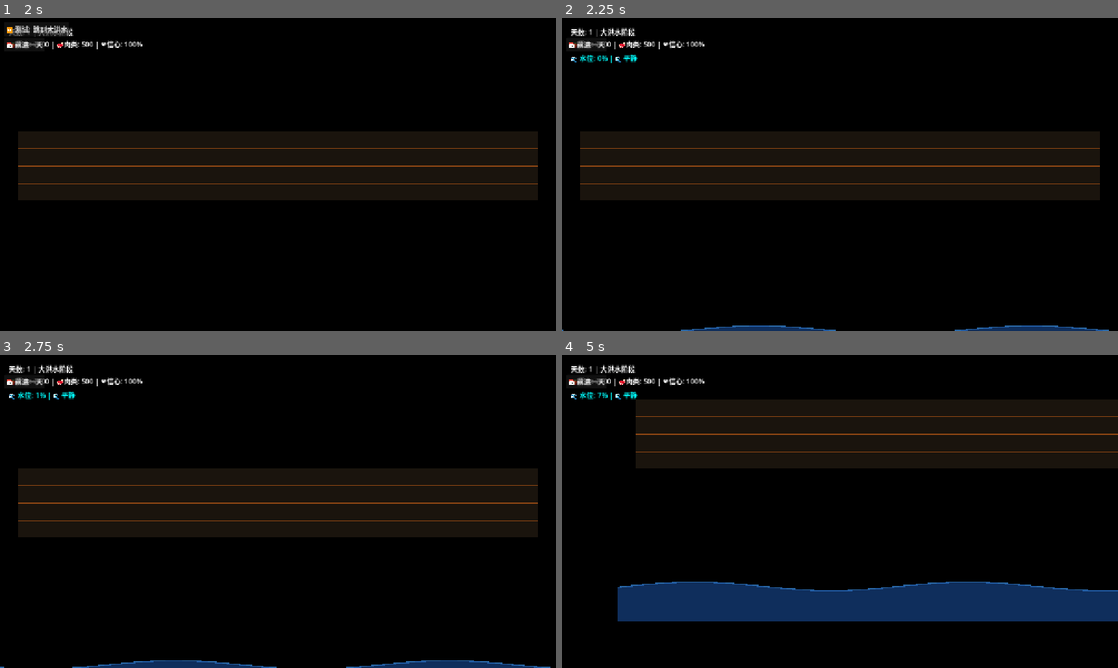
Above: before the commit, frames 1-4 (two rows, left to right).
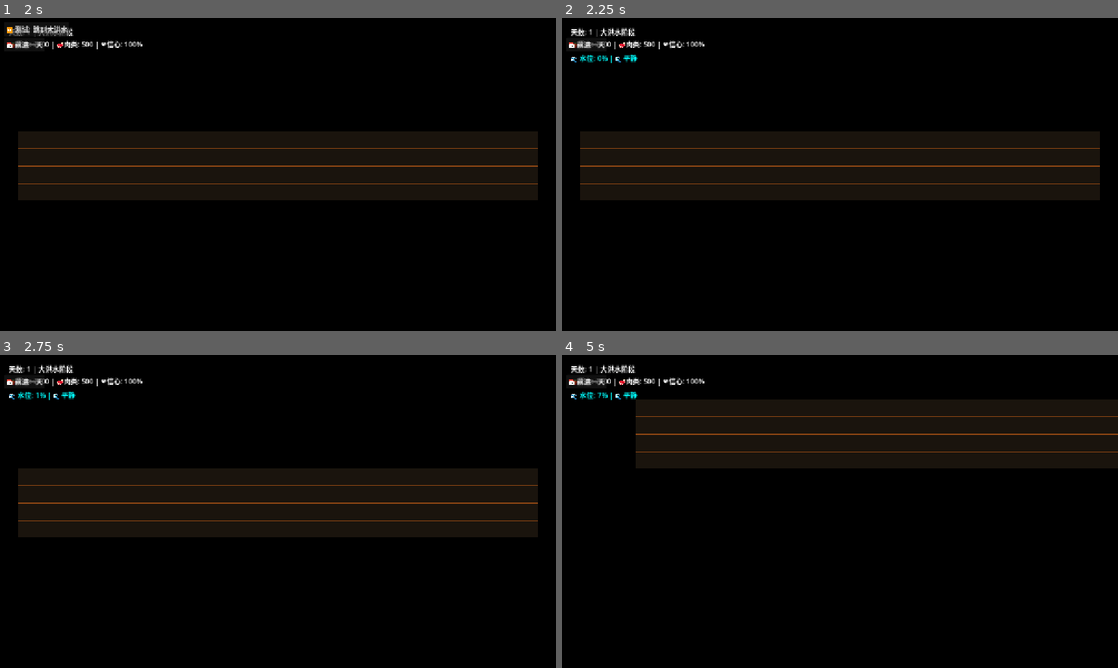
Above: after the commit, the same moments.

Repository: AirtisTech/project_covenant1
Game: Godot game, scene res://scenes/world/ark_scene.tscn
Same seed, same stepped clock (60 frames per second), same inputs: the game is played once before the commit and once after it.
Inputs (mouse positions are in pixels of both pictures, inside the frame that each line leads up to):
- Up to frame 1 (2 s): click "📅 前进一天" at 0.5 s; click "🌊 洪水已至，登船！" at 1.25 s
- Up to frame 2 (2.25 s): click "⏩ 测试: 跳到大洪水" at 2 s
- Up to frame 3 (2.75 s): no input
- Up to frame 4 (5 s): click "📅 前进一天" at 2.75 s; click "📅 前进一天" at 3.5 s; drag from (840, 511) to (895, 442) at 4.27 s

Frame 1 is identical in both runs. In frame 2, 0.7% of the frame differs, in the area x 0-99%, y 98-100%; in frame 3, 1.2%; in frame 4, 10%, in the area x 10-100%, y 72-86%.

Commit message:
Add animal survival system
- AnimalSurvival: tracks hunger, health, and faith drain
- Animals register when placed, unregister when removed
- Daily processing triggers survival calculations
- Dead animals reduce faith

Also fixed water visual to cover larger area

Diff:
--- a/project.godot
+++ b/project.godot
@@ -22,6 +22,7 @@
 [autoload]
 
 PhaseManager="*res://scripts/globals/phase_manager.gd"
+AnimalSurvival="*res://scripts/globals/animal_survival.gd"
 TaskManager="*res://scripts/globals/task_manager.gd"
 GameManager="*res://scripts/globals/game_manager.gd"
 SelectionManager="*res://scripts/globals/selection_manager.gd"
--- /dev/null
+++ b/scripts/globals/animal_survival.gd
@@ -0,0 +1,121 @@
+extends Node
+
+# 动物生存系统
+# 管理所有动物的饥饿、健康、信仰流失
+
+var animals: Array = []  # 存储所有在方舟上的动物
+
+# 生存参数
+const HUNGER_RATE: float = 10.0    # 每天饥饿增长速度
+const HEALTH_DECAY: float = 20.0   # 饥饿时的健康衰减
+const FAITH_DRAIN: float = 5.0     # 动物死亡时信仰损失
+
+signal animal_hunger_changed(animal, hunger: float)
+signal animal_health_changed(animal, health: float)
+signal animal_died(animal)
+signal daily_survival_report(hungry: int, healthy: int, dead: int)
+
+func _ready():
+	print("🦌 AnimalSurvivalSystem initialized")
+
+# 注册动物到生存系统
+func register_animal(animal_node):
+	if not animals.has(animal_node):
+		animals.append(animal_node)
+		# 初始化饥饿值为0
+		animal_node.set_meta("hunger", 0.0)
+		animal_node.set_meta("health", 100.0)
+		print("🦌 Animal registered: ", animal_node.name)
+
+# 移除动物
+func unregister_animal(animal_node):
+	if animals.has(animal_node):
+		animals.erase(animal_node)
+		print("🦌 Animal removed: ", animal_node.name)
+
+# 每天生存处理
+func process_daily():
+	var hungry_count = 0
+	var healthy_count = 0
+	var dead_count = 0
+
+	for animal in animals:
+		if not is_instance_valid(animal):
+			continue
+
+		var hunger = animal.get_meta("hunger", 0.0)
+		var health = animal.get_meta("health", 100.0)
+
+		# 增加饥饿值
+		hunger += HUNGER_RATE
+		hunger = clamp(hunger, 0, 100)
+		animal.set_meta("hunger", hunger)
+		animal_hunger_changed.emit(animal, hunger)
+
+		# 饥饿时减少健康
+		if hunger >= 100:
+			health -= HEALTH_DECAY
+			animal.set_meta("health", health)
+			animal_health_changed.emit(animal, health)
+
+			# 动物死亡
+			if health <= 0:
+				_dead_animal(animal)
+				dead_count += 1
+				continue
+
+		# 统计
+		if hunger > 50:
+			hungry_count += 1
+		else:
+			healthy_count += 1
+
+	daily_survival_report.emit(hungry_count, healthy_count, dead_count)
+	print("📊 Daily Report - Hungry: %d, Healthy: %d, Dead: %d" % [hungry_count, healthy_count, dead_count])
+
+func _dead_animal(animal):
+	# 信仰损失
+	var gm = get_node_or_null("/root/GameManager")
+	if gm:
+		gm.call("modify_faith", -FAITH_DRAIN)
+
+	animal_died.emit(animal)
+	print("💀 Animal died! Faith -%d" % FAITH_DRAIN)
+
+# 喂食动物
+func feed_animal(animal, food_type: String) -> bool:
+	if not animals.has(animal):
+		return false
+
+	var species = animal.get_meta("species")
+	if not species:
+		return false
+
+	# 检查食物类型是否正确
+	var correct_food = false
+	match species.diet:
+		0:  # HERBIVORE
+			correct_food = (food_type == "veg")
+		1:  # CARNIVORE
+			correct_food = (food_type == "meat")
+		2:  # OMNIVORE
+			correct_food = true
+
+	if correct_food:
+		var hunger = animal.get_meta("hunger", 0.0)
+		hunger = max(0, hunger - 30)
+		animal.set_meta("hunger", hunger)
+		animal_hunger_changed.emit(animal, hunger)
+		return true
+
+	return false
+
+# 获取饥饿的动物列表
+func get_hungry_animals() -> Array:
+	var hungry = []
+	for animal in animals:
+		if is_instance_valid(animal):
+			var hunger = animal.get_meta("hunger", 0.0)
+			if hunger > 50:
+				hungry.append(animal)
+	return hungry
--- a/scripts/globals/phase_manager.gd
+++ b/scripts/globals/phase_manager.gd
@@ -37,6 +37,11 @@
 func advance_day():
 	current_day += 1
 	day_changed.emit(current_day)
+
+	# 处理动物生存（每天）
+	var survival = get_node_or_null("/root/AnimalSurvival")
+	if survival:
+		survival.process_daily()
 
 	# 检查阶段转换
 	var days_in_phase = phase_days[current_phase]
--- a/scripts/world/ark_system.gd
+++ b/scripts/world/ark_system.gd
@@ -165,6 +165,12 @@
 	add_child(v)
 	cage_visuals[coord] = v
 
+	# 注册到生存系统
+	var survival = get_node_or_null("/root/AnimalSurvival")
+	if survival:
+		v.set_meta("species", species)
+		survival.register_animal(v)
+
 	var lm = get_node_or_null("/root/LayoutManager")
 	if lm: lm.call("set_species_placed", species, true)
 
@@ -177,7 +183,12 @@
 	for dx in range(species.width_in_cells):
 		placed_animals.erase(Vector2i(start_x + dx, coord.y))
 	if cage_visuals.has(Vector2i(start_x, coord.y)):
-		cage_visuals[Vector2i(start_x, coord.y)].queue_free()
+		var visual = cage_visuals[Vector2i(start_x, coord.y)]
+		# 从生存系统移除
+		var survival = get_node_or_null("/root/AnimalSurvival")
+		if survival:
+			survival.unregister_animal(visual)
+		visual.queue_free()
 		cage_visuals.erase(Vector2i(start_x, coord.y))
 	var lm = get_node_or_null("/root/LayoutManager")
 	if lm: lm.call("set_species_placed", species, false)
--- a/scripts/world/water_visual.gd
+++ b/scripts/world/water_visual.gd
@@ -1,18 +1,24 @@
 extends Node2D
 
 # 海浪可视化 - 在大洪水阶段显示
+# 水覆盖整个游戏世界区域
 
 var water_surface: Line2D
 var water_fill: Polygon2D
 
-const SEGMENTS = 50
+const SEGMENTS = 100
+const WORLD_WIDTH = 2000.0  # 游戏世界宽度
+const WORLD_HEIGHT = 1500.0  # 游戏世界高度
 
 func _ready():
 	visible = false
 
+	# 确保在其他内容之下
+	z_index = -100
+
 	# 创建水面线条
 	water_surface = Line2D.new()
-	water_surface.width = 3.0
+	water_surface.width = 4.0
 	water_surface.default_color = Color(0.2, 0.5, 0.8, 0.8)
 	add_child(water_surface)
 
@@ -32,16 +38,16 @@
 	_update_water()
 
 func _update_water():
-	var screen_width = get_viewport().get_visible_rect().size.x
-	var screen_height = get_viewport().get_visible_rect().size.y
-	var base_y = screen_height - PhaseManager.get_water_height()
+	# 使用固定的世界坐标，而不是屏幕坐标
+	var base_y = WORLD_HEIGHT - PhaseManager.get_water_height() - 200  # 从底部开始
 	var time = PhaseManager.wave_time
 
 	var points = PackedVector2Array()
 	var fill_points = PackedVector2Array()
 
+	# 覆盖更大的世界区域
 	for i in range(SEGMENTS + 1):
-		var x = (float(i) / SEGMENTS) * screen_width
+		var x = (float(i) / SEGMENTS) * WORLD_WIDTH - 400  # 从世界左侧开始
 		var wave_offset = PhaseManager.get_wave_offset(x)
 		var y = base_y + wave_offset
 		points.append(Vector2(x, y))
@@ -49,11 +55,15 @@
 
 	# 添加底部填充点
 	for i in range(SEGMENTS, -1, -1):
-		var x = (float(i) / SEGMENTS) * screen_width
-		fill_points.append(Vector2(x, screen_height + 50))
+		var x = (float(i) / SEGMENTS) * WORLD_WIDTH - 400
+		fill_points.append(Vector2(x, WORLD_HEIGHT + 100))
 
 	water_surface.points = points
 	water_fill.polygon = fill_points
+
+	# 确保水在最底层
+	water_fill.z_index = -101
+	water_surface.z_index = -100
 
 func _on_phase_changed(from, to):
 	if to == PhaseManager.Phase.DELUGE:
@@ -63,5 +73,4 @@
 		visible = false
 
 func _on_flood_changed(level):
-	# 可以添加水位变化时的特效
 	pass
